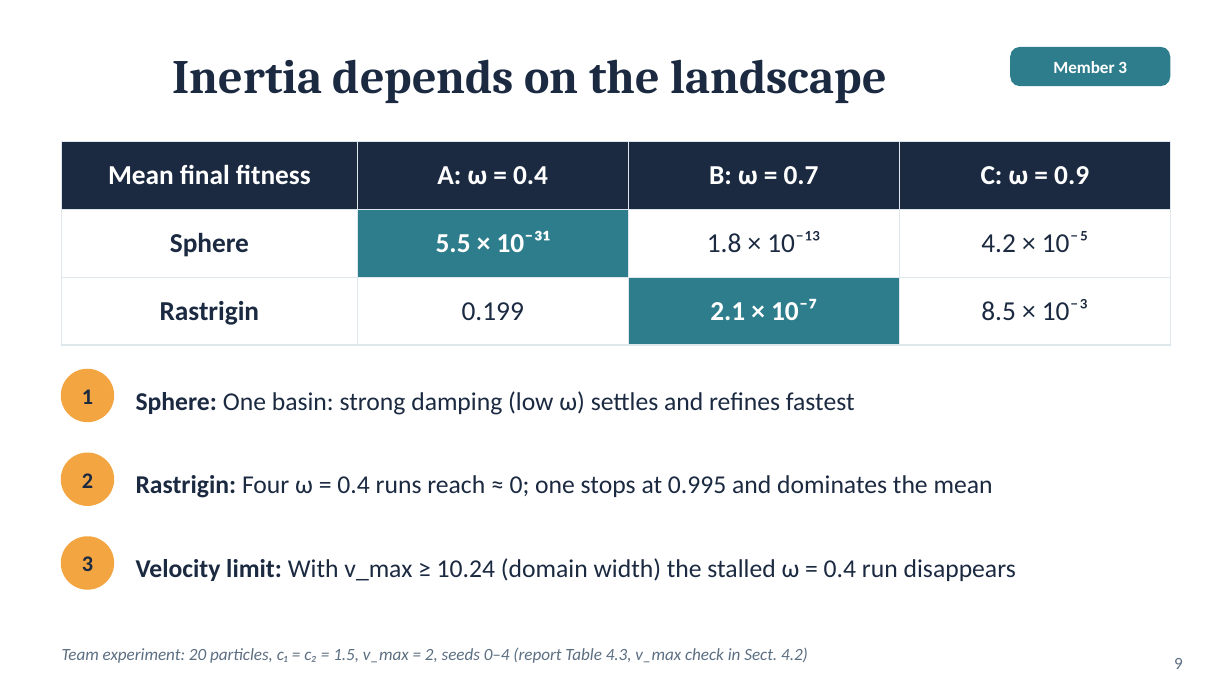
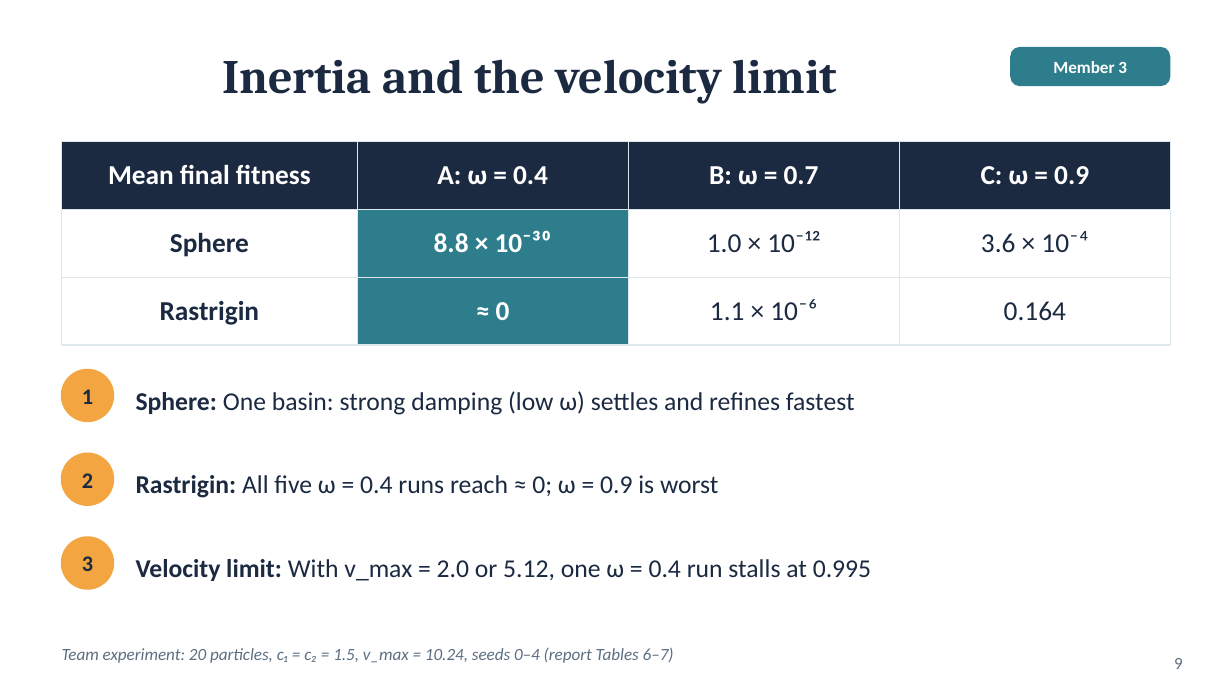
Before and after one commit to huynhhuuphucminh/Seminar-AI, a slide deck: slide 9 of 05_Slide/Slide_Seminar_PSO.pptx. Drawn at 1232x693 pixels with LibreOffice and Linux fonts; fonts in the diff are those of the drawing. Boxes give left, top, right and bottom in pixels: in the first picture for what was removed or moved away, otherwise in the second. Text is boxed around its words. In the diff, an @@ line names an element or a change of style, - is before the commit and + after.

```diff
--- a/05_Slide/Slide_Seminar_PSO.pptx
+++ b/05_Slide/Slide_Seminar_PSO.pptx
@@ title at <box>222,59,838,103</box>: text changed @@
-Inertia depends on the landscape
+Inertia and the velocity limit
@@ table at <box>62,142,1170,329</box> @@
-row 2: Sphere | 5.5 × 10⁻³¹ | 1.8 × 10⁻¹³ | 4.2 × 10⁻⁵
+row 2: Sphere | 8.8 × 10⁻³⁰ | 1.0 × 10⁻¹² | 3.6 × 10⁻⁴
-row 3: Rastrigin | 0.199 | 2.1 × 10⁻⁷ | 8.5 × 10⁻³
+row 3: Rastrigin | ≈ 0 | 1.1 × 10⁻⁶ | 0.164
@@ fill none to #2E7D8C in row 3, column 2 @@
@@ fill #2E7D8C to none in row 3, column 3 @@
@@ text at <box>136,475,718,498</box>: text changed @@
-Rastrigin: Four ω = 0.4 runs reach ≈ 0; one stops at 0.995 and dominates the mean
+Rastrigin: All five ω = 0.4 runs reach ≈ 0; ω = 0.9 is worst
@@ text at <box>136,559,871,581</box>: text changed @@
-Velocity limit: With v_max ≥ 10.24 (domain width) the stalled ω = 0.4 run disappears
+Velocity limit: With v_max = 2.0 or 5.12, one ω = 0.4 run stalls at 0.995
@@ text at <box>62,648,674,663</box>: text changed @@
-Team experiment: 20 particles, c₁ = c₂ = 1.5, v_max = 2, seeds 0–4 (report Table 4.3, v_max check in Sect. 4.2)
+Team experiment: 20 particles, c₁ = c₂ = 1.5, v_max = 10.24, seeds 0–4 (report Tables 6–7)
```
Also in this commit, not shown: 6 other slides changed, 1 other file.
